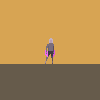
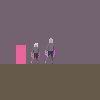
Layered file, before and after one edit (100 x 100). Changes by layer:
added layer "Layer 4" above "Layer 3" over (x1=16, y1=45, x2=26, y2=64)
added layer "Layer 3" above "Idle2" over (x1=31, y1=43, x2=40, y2=64)
painted on "Background" over (x1=0, y1=0, x2=100, y2=64)
